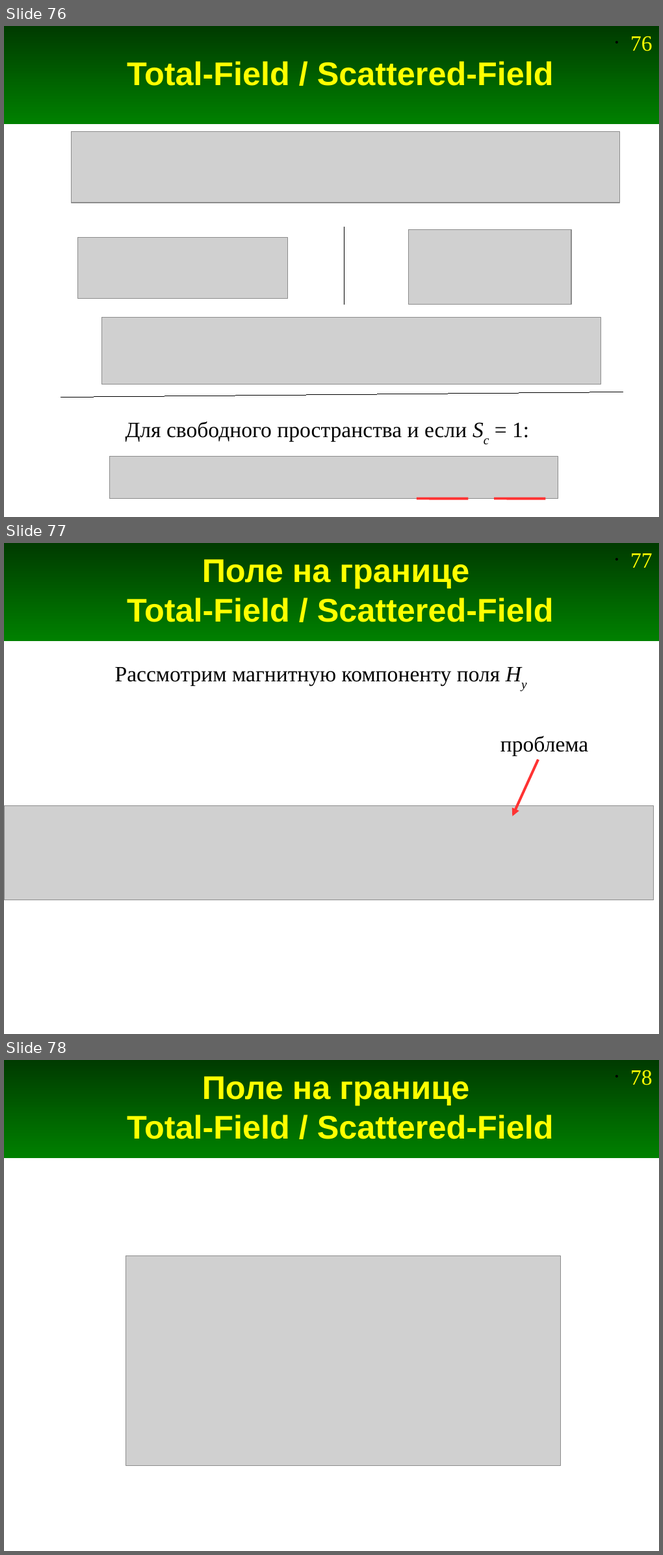
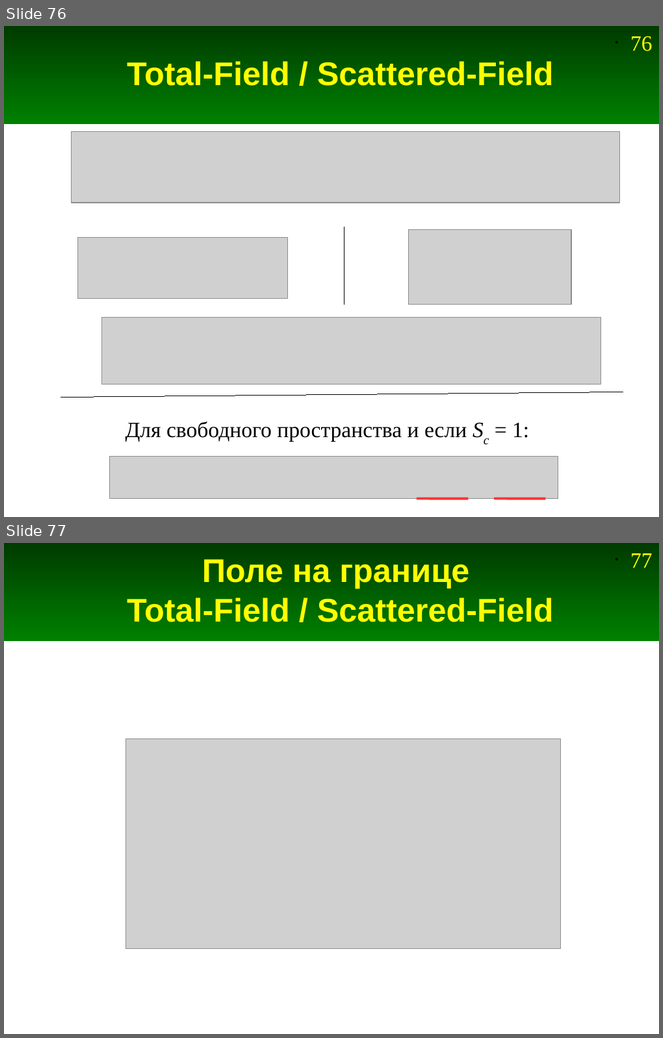
Before and after one commit to andris0147sv/modelling, a slide deck: presentations/2. FDTD.odp. Shown one above the other, each under a label of ours: slides 76, 77 and 78 before the commit, slides 76 and 77 after it. The pictures are 663x1555 and 663x1038 pixels, drawn with LibreOffice and Linux fonts; fonts in the diff are those of the drawing; grey boxes stand for pictures. Boxes give left, top, right and bottom in pixels: in the first picture for what was removed or moved away, otherwise in the second. Text is boxed around its words. In the diff, an @@ line names an element or a change of style, - is before the commit and + after.

```diff
--- a/presentations/2. FDTD.odp
+++ b/presentations/2. FDTD.odp
@@ slide 77 removed at box(4, 543, 659, 1034), background #FFFFFF; not listed: 2 template elements that a slide beside it also shows @@
@@ title removed at box(127, 559, 554, 622) @@
-Поле на границе
-Total-Field / Scattered-Field
@@ text removed at box(115, 667, 501, 685) @@
-Рассмотрим магнитную компоненту поля Hy
@@ text removed at box(501, 736, 588, 756) @@
-проблема
@@ arrow removed from (539, 760) to (512, 816) @@
@@ picture removed at box(4, 806, 654, 901) @@
@@ what was slide 78 is now slide 77 @@
@@ page number at box(631, 553, 653, 568): text changed @@
-• 78
+• 77
```
Also in this commit, not shown: 1 slide changed, 1 slide added, 2 other files.
